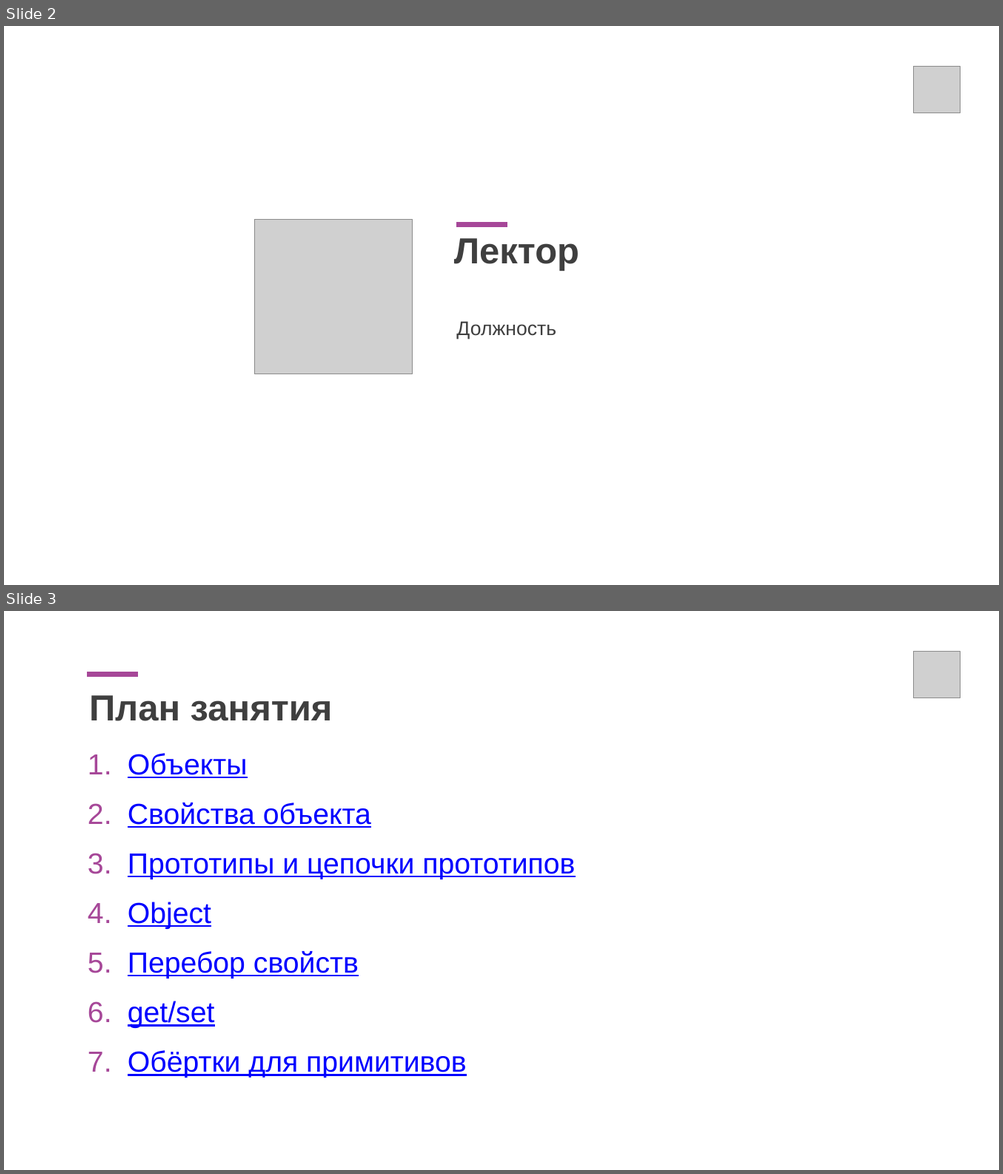
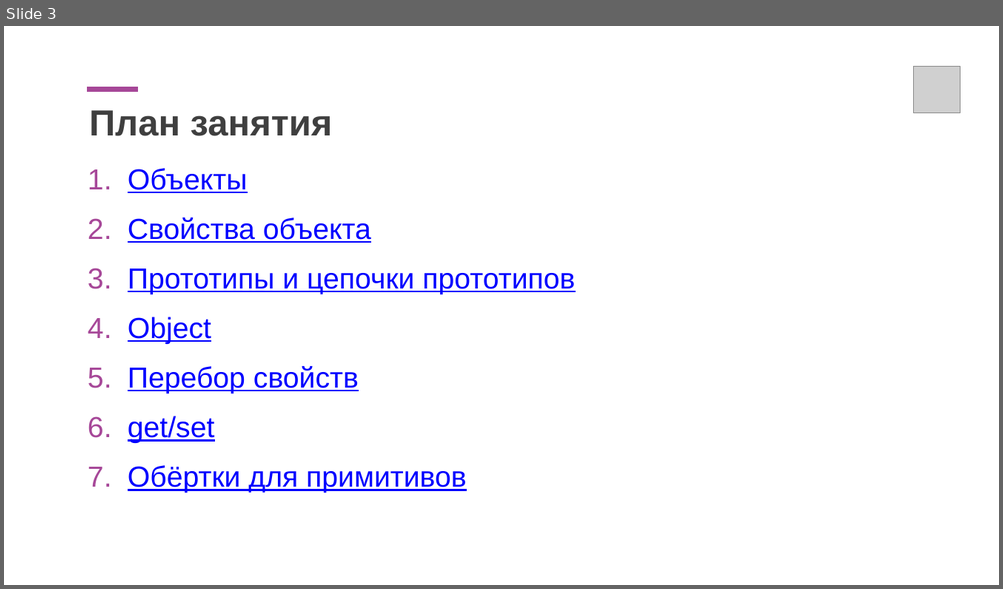
Before and after one commit to dustyo-O/netology-ajs7-ci2, a slide deck: power-point/3-object-props.pptx. Shown one above the other, each under a label of ours: slides 2 and 3 before the commit, slide 3 after it. The pictures are 1003x1174 and 1003x589 pixels, drawn with LibreOffice and Linux fonts; fonts in the diff are those of the drawing; grey boxes stand for pictures. Boxes give left, top, right and bottom in pixels: in the first picture for what was removed or moved away, otherwise in the second. Text is boxed around its words. In the diff, an @@ line names an element or a change of style, - is before the commit and + after.

```diff
--- a/power-point/3-object-props.pptx
+++ b/power-point/3-object-props.pptx
@@ slide 2 removed at (4, 26, 999, 585), background #FFFFFF @@
@@ picture removed at (913, 66, 959, 113) @@
@@ picture removed at (254, 220, 412, 375) @@
@@ line removed from (456, 225) to (507, 225) @@
@@ text removed at (454, 238, 579, 271) @@
-Лектор
@@ text removed at (456, 321, 556, 340) @@
-Должность
```
Also in this commit, not shown: 2 slides changed, 1 slide added, 3 other files.
